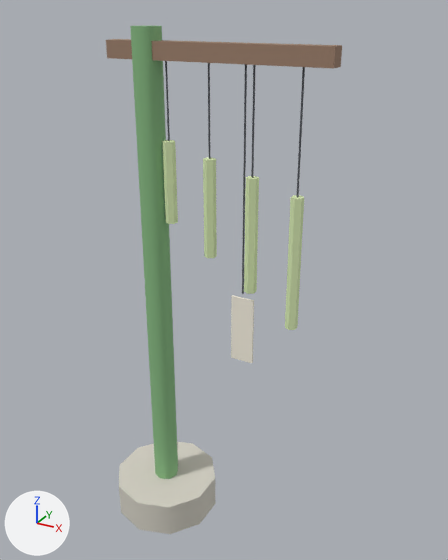
Renders of the glTF model assets/models/env/wind_chime_post.glb from each side of a commit.
Before and after are seen from a 50 mm camera at (1.74, -2.45, 2.78) aimed at (0.34, 0.1, 1.5). Arrows for +X, +Y and +Z are at lower left; the lights stay in place. The first picture is the older version. Objects named as collision shapes, trigger or cutter boxes, shadow casters or lower levels of detail are left out. Vertices at exactly the same position are counted once.

Script lines for the objects in view, before the commit:
```python
me_chimepost = bpy.data.meshes.new('ChimePost')
me_chimepost.from_pydata(...)  # 140 vertices, 228 faces; spans x -0.29..0.9, y -0.3..0.3, z 0.0..2.7
me_chimepost.materials.append(mat_vk_vcol)
ob_chimepost = bpy.data.objects.new('ChimePost', me_chimepost)
ob_chimepost.location = (0.0, 0.0, 0.0)
```
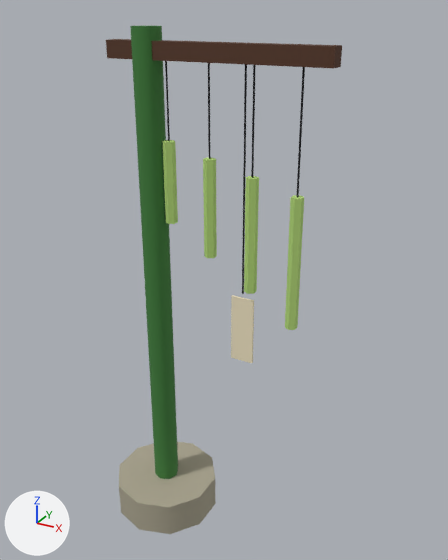
Changed parts and their boxes [x1, y1, x2, y2] in the pictures (448 x 560 px):
part 1 of me_chimepost, recoloured: [163, 140, 304, 363] in both
part 2 of me_chimepost, recoloured (darker): [106, 26, 342, 479] in both
part 3 of me_chimepost, recoloured (light grey to grey): [119, 442, 216, 534] in both

The change, as a list of edits to the scene's bpy script:
```text
Change me_chimepost:
    where me_chimepost.from_pydata(...)  # 140 vertices, 228 faces; spans x -0.29..0.9, y -0.3..0.3, z 0.0..2.7
    used by ob_chimepost; location = (0.0, 0.0, 0.0)
    me_chimepost part 1: 92 faces centred in x 0.07..0.79, y -0.02..0.02, z 1.12..2.2 are repainted in the vertex colours; the middle colour goes from green #dbedb6 to green #b4d878
    me_chimepost part 2: 100 faces centred in x -0.2..0.9, y -0.06..0.06, z 0.1..2.7 are repainted in the vertex colours; the middle colour goes from dark grey #5c5f66 to black #1b1d22
    me_chimepost part 3: 36 faces centred in x -0.29..0.29, y -0.28..0.28, z 0.0..0.2 are repainted in the vertex colours; the middle colour goes from light grey #d5d1c5 to grey #a9a38e
```
